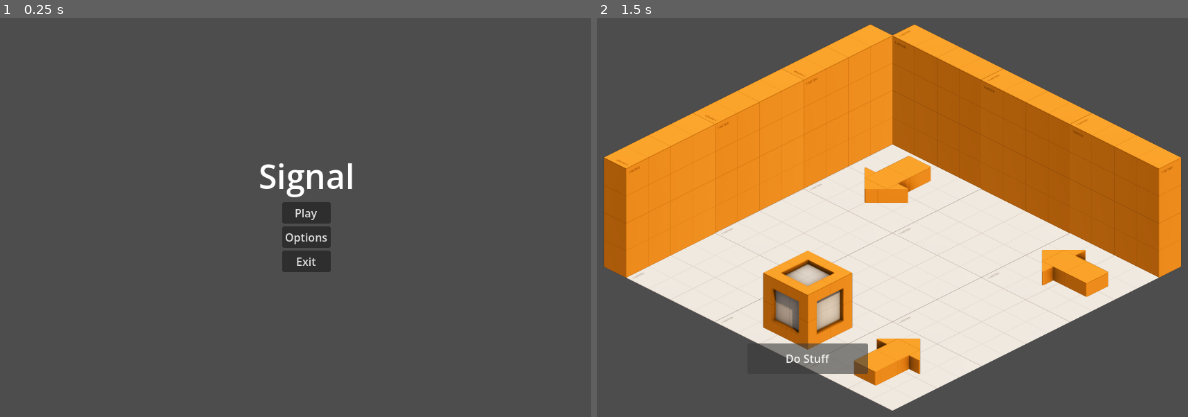
Above: before the commit, frames 1-2 (left to right).
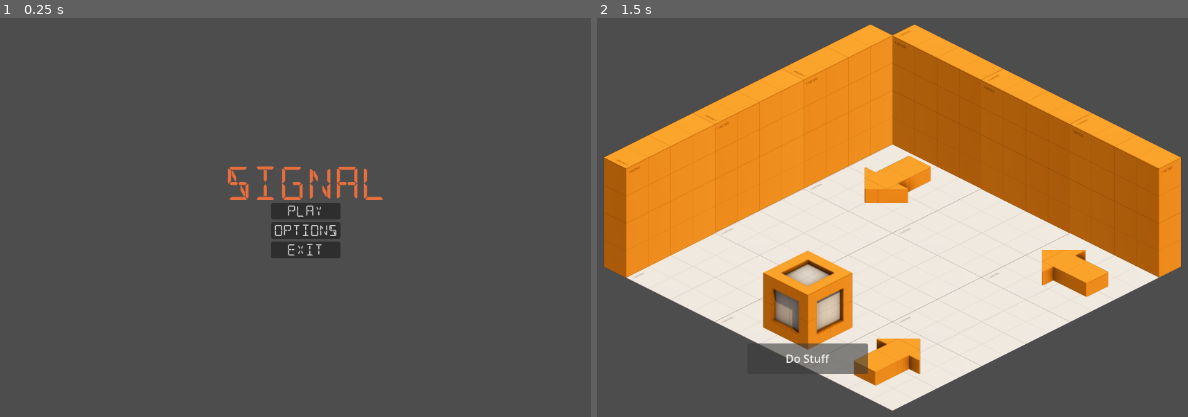
Above: after the commit, the same moments.

Repository: Ty1rl/Signal
Game: Godot game, scene res://menus/main_menu.tscn
The game is run twice, just before and just after one commit, with the same random seed, the same clock (stepped at 60 frames per second) and the same inputs.
Inputs:
- Up to frame 1 (0.25 s): no input
- Up to frame 2 (1.5 s): click "Play" at 0.5 s; click "Do Stuff" at 1.25 s

The runs differ from the first frame. In frame 1, 2.1% of the frame differs, in the area x 38-65%, y 36-64%; in frame 2, nothing differs.

Commit message:
Add font and UI theme

Diff:
--- /dev/null
+++ b/UI/theme.tres
@@ -0,0 +1,6 @@
+[gd_resource type="Theme" format=3 uid="uid://bxe3oepesv06h"]
+
+[ext_resource type="FontFile" uid="uid://d2dfxc6j1ujnv" path="res://UI/Fonts/DSEG14Classic-Regular.ttf" id="1_go05t"]
+
+[resource]
+default_font = ExtResource("1_go05t")
--- a/menus/options_menu.tscn
+++ b/menus/options_menu.tscn
@@ -1,5 +1,6 @@
 [gd_scene format=3 uid="uid://duhjl1hqj8bgn"]
 
+[ext_resource type="Theme" uid="uid://bxe3oepesv06h" path="res://UI/theme.tres" id="1_1dbcr"]
 [ext_resource type="Script" uid="uid://dk4tcbmgowabs" path="res://menus/options_menu.gd" id="1_6r3ve"]
 
 [node name="OptionsMenu" type="CenterContainer" unique_id=2083195002]
@@ -8,6 +9,7 @@
 anchor_bottom = 1.0
 grow_horizontal = 2
 grow_vertical = 2
+theme = ExtResource("1_1dbcr")
 script = ExtResource("1_6r3ve")
 
 [node name="VBoxContainer" type="VBoxContainer" parent="." unique_id=1416745512]
--- a/menus/title_menu.tscn
+++ b/menus/title_menu.tscn
@@ -1,6 +1,7 @@
 [gd_scene format=3 uid="uid://gj4t7rphok1f"]
 
 [ext_resource type="Script" uid="uid://bri28wjcmm8p" path="res://menus/title_menu.gd" id="1_k5v1s"]
+[ext_resource type="Theme" uid="uid://bxe3oepesv06h" path="res://UI/theme.tres" id="1_nf5x0"]
 
 [node name="TitleMenu" type="CenterContainer" unique_id=83036211]
 anchors_preset = 15
@@ -8,6 +9,7 @@
 anchor_bottom = 1.0
 grow_horizontal = 2
 grow_vertical = 2
+theme = ExtResource("1_nf5x0")
 script = ExtResource("1_k5v1s")
 
 [node name="TitleVBox" type="VBoxContainer" parent="." unique_id=1268044217]
@@ -15,6 +17,7 @@
 
 [node name="TitleLabel" type="Label" parent="TitleVBox" unique_id=1975157882]
 layout_mode = 2
+theme_override_colors/font_color = Color(0.90051556, 0.43495622, 0.24097028, 1)
 theme_override_font_sizes/font_size = 48
 text = "Signal"
 horizontal_alignment = 1
--- a/project.godot
+++ b/project.godot
@@ -15,12 +15,6 @@
 config/features=PackedStringArray("4.6", "GL Compatibility")
 config/icon="res://icon.svg"
 
-[file_customization]
-
-folder_colors={
-"res://menus/": "green"
-}
-
 [physics]
 
 3d/physics_engine="Jolt Physics"
Binary file added: UI/Fonts/DSEG14Classic-Regular.ttf
Not shown, added: UI/Fonts/DSEG14Classic-Regular.ttf.import
